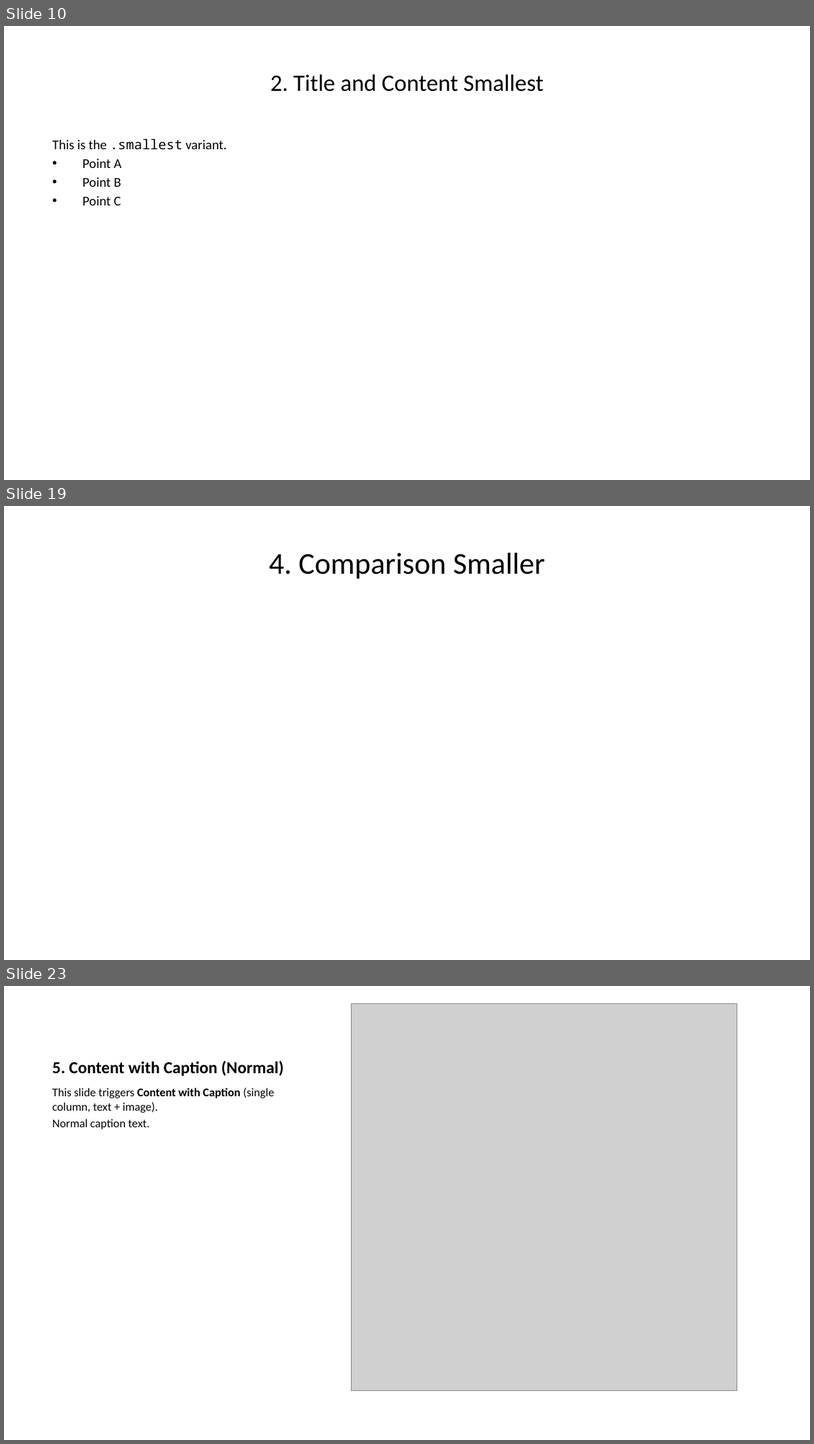
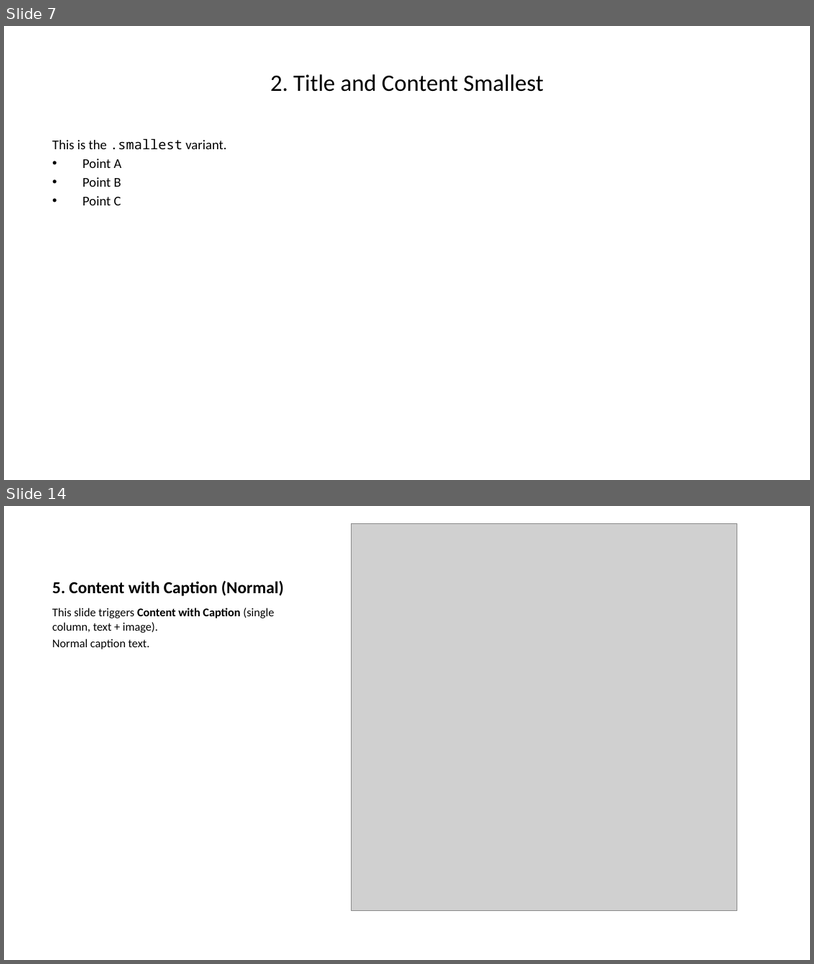
Before and after one commit to David-Rieger/quarto-pptx-layouts, a slide deck: example/example.pptx. Shown one above the other, each under a label of ours: slides 10, 19 and 23 before the commit, slides 7 and 14 after it; the slides between them are not shown. The pictures are 814x1444 and 814x964 pixels, drawn with LibreOffice and Linux fonts; fonts in the diff are those of the drawing; grey boxes stand for pictures. Boxes give left, top, right and bottom in pixels: in the first picture for what was removed or moved away, otherwise in the second. Text is boxed around its words. In the diff, an @@ line names an element or a change of style, - is before the commit and + after.

```diff
--- a/example/example.pptx
+++ b/example/example.pptx
@@ slide 19 removed at (x1=4, y1=506, x2=810, y2=960), background #FFFFFF @@
@@ title removed at (x1=269, y1=552, x2=545, y2=579) @@
-4. Comparison Smaller
@@ what was slide 10 is now slide 7 @@
@@ what was slide 23 is now slide 14 @@
```
Also in this commit, not shown: 8 slides changed, 11 other slides removed, 5 other files.
